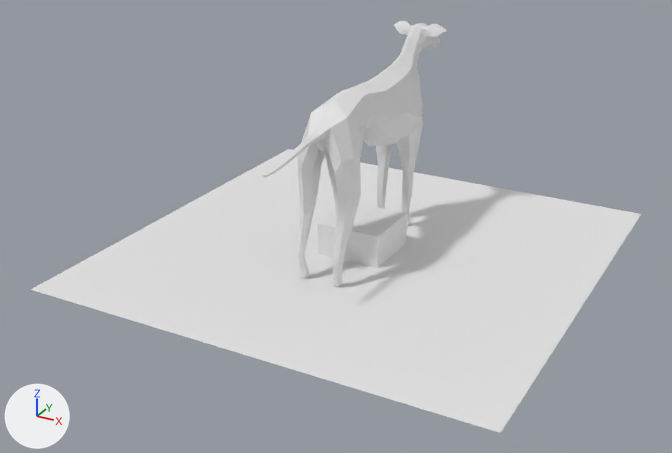
Two versions of the FBX model Assets/FileDump/Blender/dog_01.fbx, one commit apart.
Both versions are drawn from a 50 mm lens placed at (1.71, -3.35, 1.75), pointed at (-0.05, -0.15, 0.15). The axes (+X, +Y, +Z) are drawn at lower left. The lights are the same throughout. Materials are left out; every surface is plain grey. Where no turn or scale is listed for an object, it has been applied to the vertices.
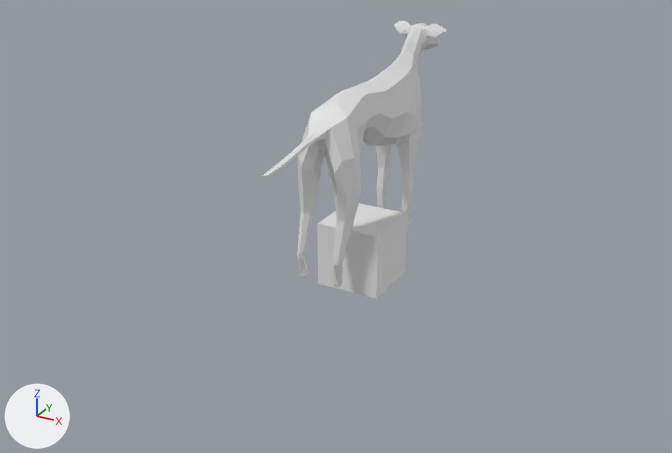
What differs and where, as boxes (x1, y1, x2, y2) in the pictures (672 x 453 px):
'Plane', deleted
    before: (31, 149, 641, 433)

Patch to the scene script:
```diff
--- a/Assets/FileDump/Blender/dog_01.fbx.py
+++ b/Assets/FileDump/Blender/dog_01.fbx.py
@@ ob_plane @@
-ob_plane = bpy.data.objects.new('Plane', me_plane)
-ob_plane.location = (0.0, 0.0, 0.0)
```
